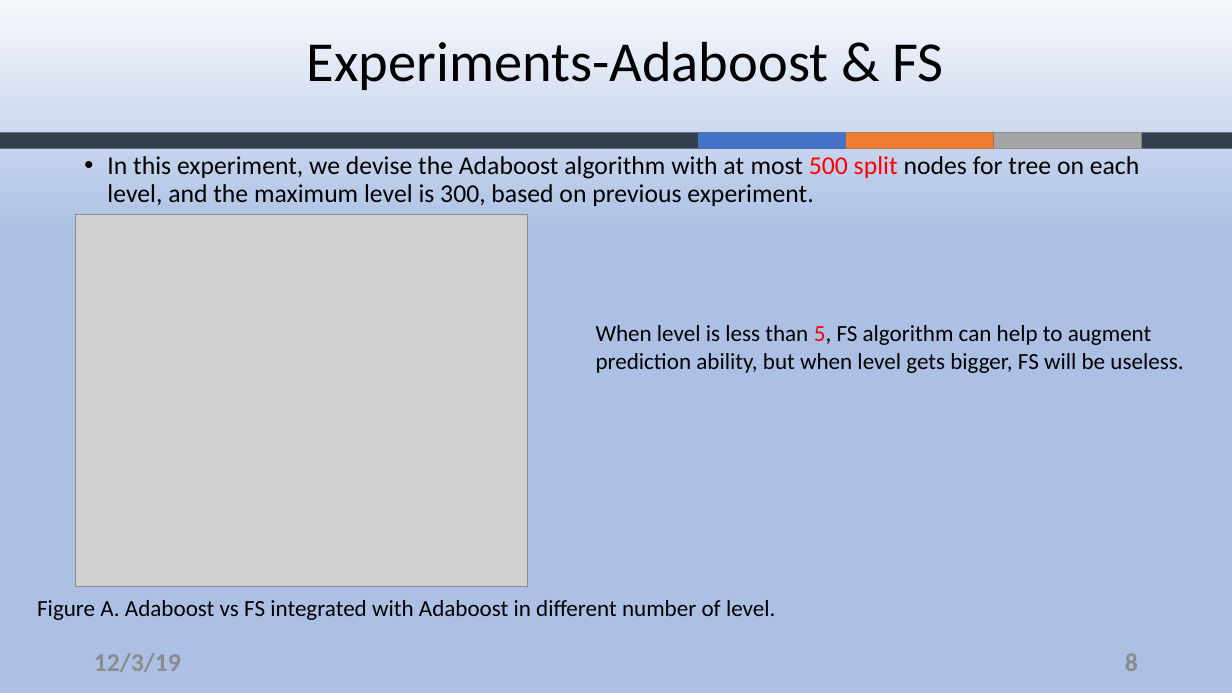
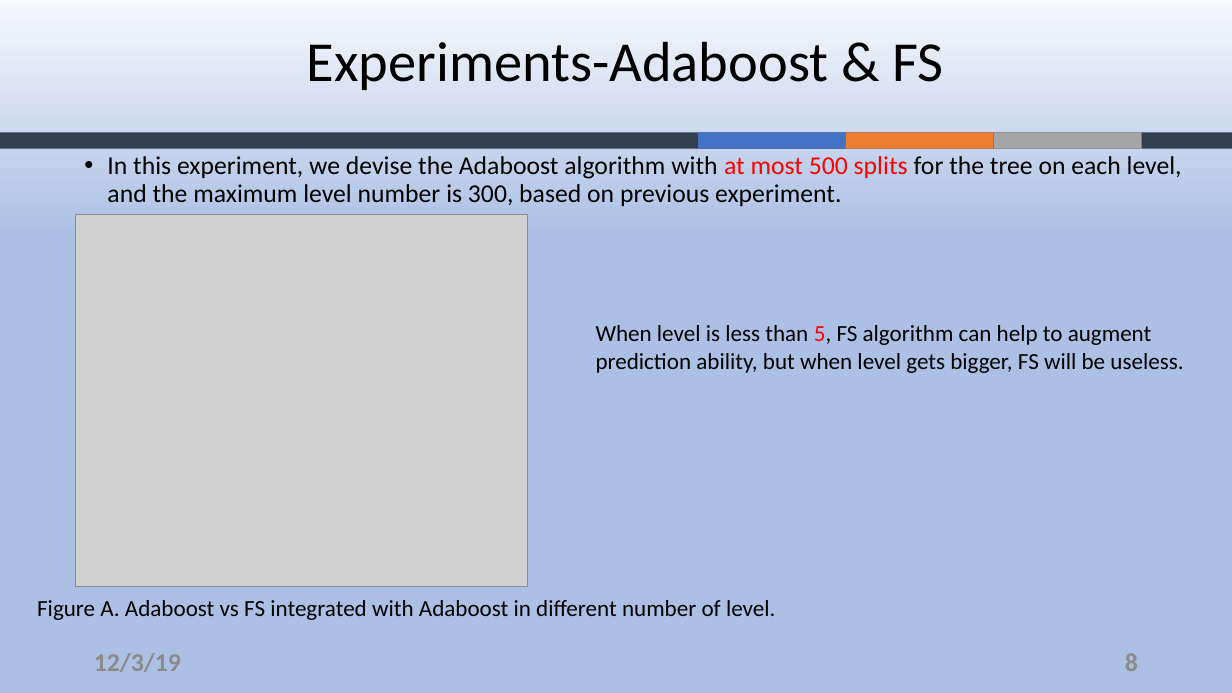
Before and after one commit to ZouYao0720/final-project-, a slide deck: slide 8 of final-presentation.pptx. Drawn at 1232x693 pixels with LibreOffice and Linux fonts; fonts in the diff are those of the drawing; grey boxes stand for pictures; background and template pictures are left out. Boxes give left, top, right and bottom in pixels: in the first picture for what was removed or moved away, otherwise in the second. Text is boxed around its words. In the diff, an @@ line names an element or a change of style, - is before the commit and + after.

Commit message:
updated svm figure and grammar

```diff
--- a/final-presentation.pptx
+++ b/final-presentation.pptx
@@ text at bbox=[107, 156, 1182, 206]: text changed @@
-• In this experiment, we devise the Adaboost algorithm with at most 500 split nodes for tree on each level, and the maximum level is 300, based on previous experiment.
+• In this experiment, we devise the Adaboost algorithm with at most 500 splits for the tree on each level, and the maximum level number is 300, based on previous experiment.
```
Also in this commit, not shown: 8 other slides changed.
